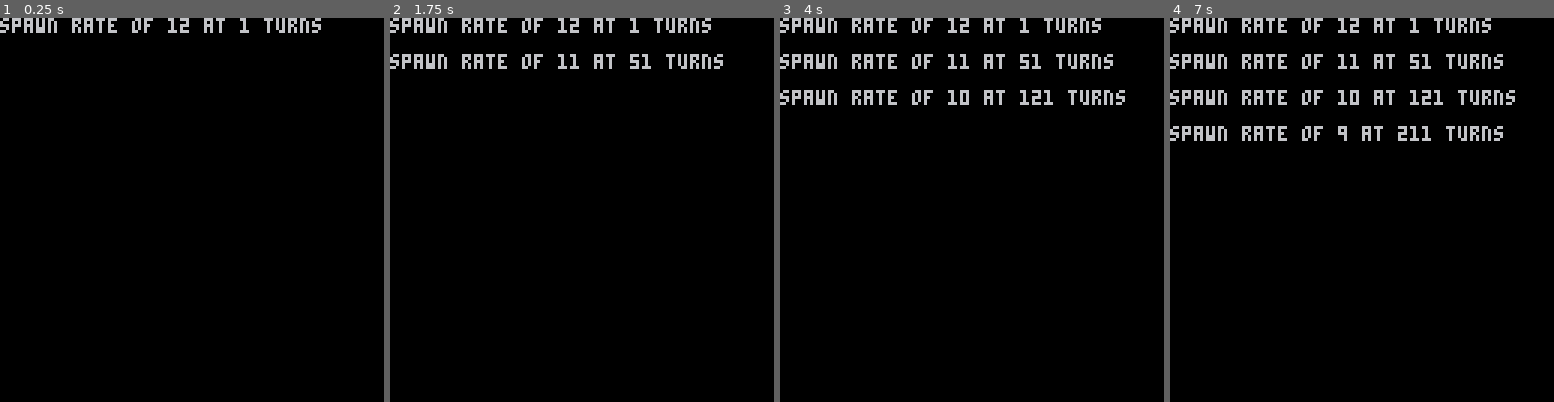
Above: before the commit, frames 1-4 (left to right).
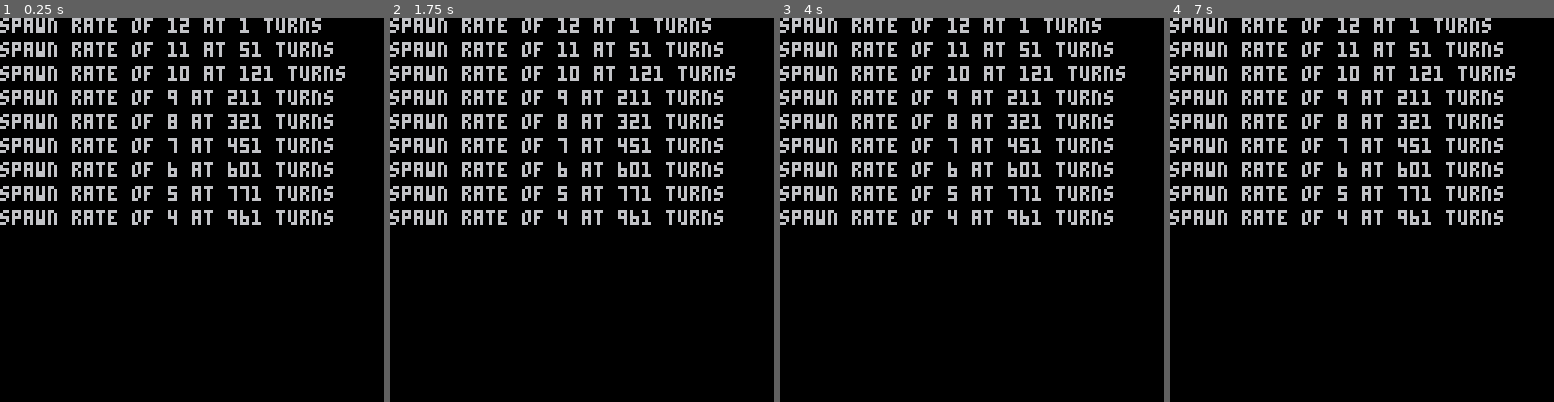
Above: after the commit, the same moments.

Repository: taylordolan/grid-folks
Game: PICO-8 cartridge spawn_rate.p8
Same seed, same stepped clock (60 frames per second), same inputs: the game is played once before the commit and once after it.
Inputs:
- Up to frame 1 (0.25 s): no input
- Up to frame 2 (1.75 s): no input
- Up to frame 3 (4 s): no input
- Up to frame 4 (7 s): no input

The runs differ from the first frame. In frame 1, 11% of the frame differs, in the area x 0-90%, y 6-54%; in frame 2, 11%; in frame 3, 10%; in frame 4, 11%.

Commit message:
faster spawn rate testing

Diff:
--- a/spawn_rate.p8
+++ b/spawn_rate.p8
@@ -6,6 +6,7 @@
 
 -- game state that gets refreshed on restart
 function _init()
+  cls()
 
   turns = 0
   -- this determines what the spawn rate is at the start of the game
@@ -21,11 +22,20 @@
   -- this is just so i don't have to set the initial_spawn_rate in an abstract way
   spawn_modifier = initial_spawn_rate + flr(sqrt(spawn_base))
 
-  x = 0
-  y = 0
+  rates = {}
+  max_turns = 1000
   previous_spawn_rate = initial_spawn_rate
   new_spawn_rate = null
-  cls()
+
+  for i = 1, max_turns do
+    new_spawn_rate = get_spawn_rate()
+    if turns == 1 or new_spawn_rate < previous_spawn_rate then
+      rates[turns] = new_spawn_rate
+    end
+    turns = turns + 1
+    spawn_base += spawn_increment
+    previous_spawn_rate = new_spawn_rate
+  end
 end
 
 function get_spawn_rate()
@@ -33,16 +43,16 @@
 end
 
 function _update()
-  turns = turns + 1
-  spawn_base += spawn_increment
-  new_spawn_rate = get_spawn_rate()
-  printh(new_spawn_rate)
 end
 
 function _draw()
-  if turns == 1 or new_spawn_rate < previous_spawn_rate then
-    print("spawn rate of "..new_spawn_rate .." at " ..turns .." turns", x, y)
-    previous_spawn_rate = new_spawn_rate
-    y = y + 12
+  cls()
+  x = 0
+  y = 0
+  for t = 1, max_turns do
+    if rates[t] then
+      print("spawn rate of "..rates[t] .." at " ..t .." turns", x, y)
+      y = y + 8
+    end
   end
 end
